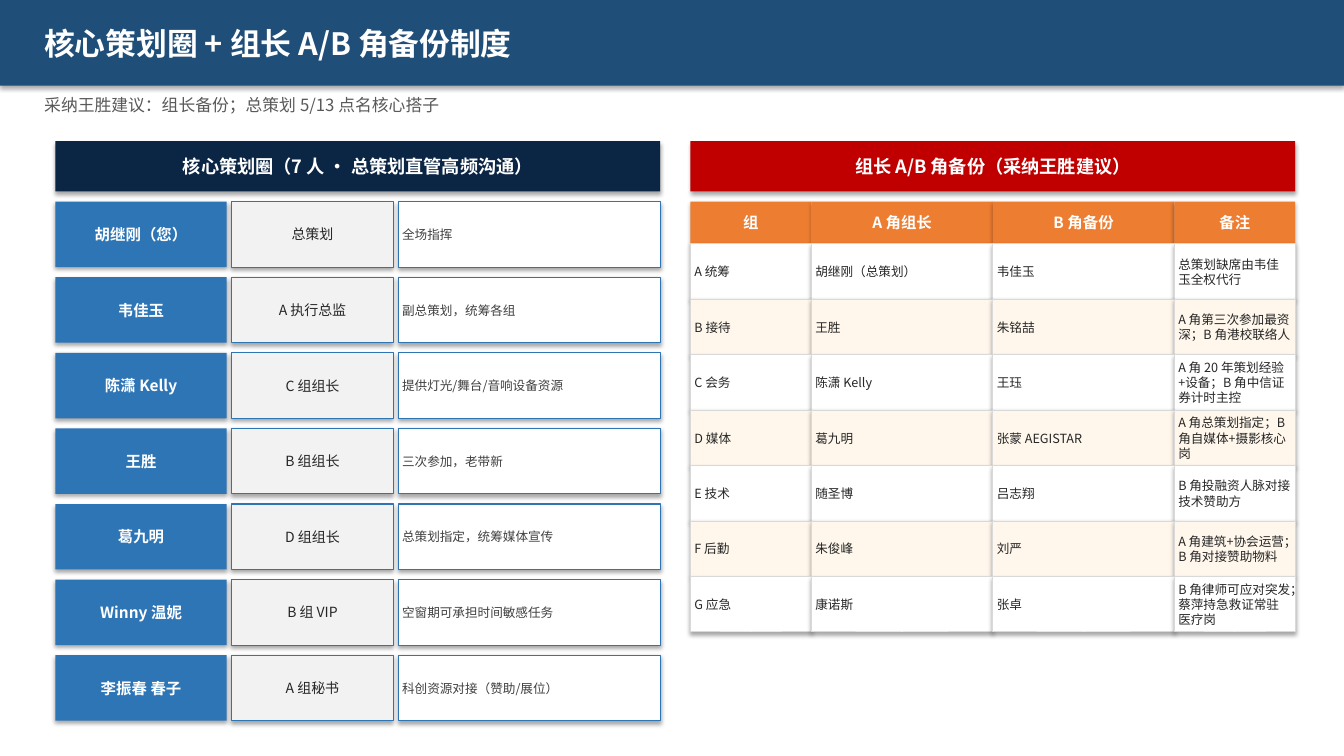
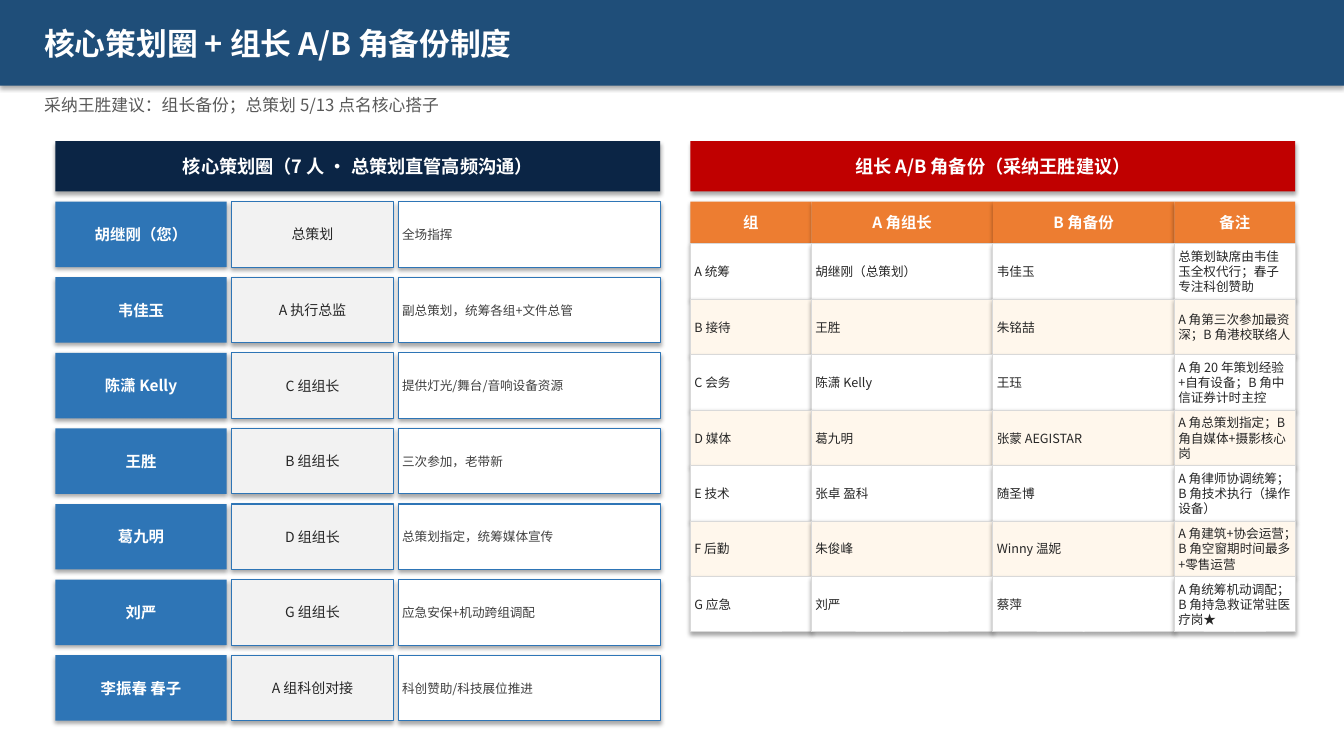
Before and after one commit to hujigang2010-maker/AIDEN, a slide deck: slide 15 of 2026峰会_志愿者分工方案.pptx. Drawn at 1344x756 pixels with LibreOffice and Linux fonts; fonts in the diff are those of the drawing. Boxes give left, top, right and bottom in pixels: in the first picture for what was removed or moved away, otherwise in the second. Text is boxed around its words. In the diff, an @@ line names an element or a change of style, - is before the commit and + after.

```diff
--- a/2026峰会_志愿者分工方案.pptx
+++ b/2026峰会_志愿者分工方案.pptx
@@ text in rectangle at box(1178, 250, 1279, 292): text changed @@
-总策划缺席由韦佳玉全权代行
+总策划缺席由韦佳玉全权代行；春子专注科创赞助
@@ text in rectangle at box(402, 304, 573, 316): text changed @@
-副总策划，统筹各组
+副总策划，统筹各组+文件总管
@@ text in rectangle at box(1178, 361, 1284, 403): text changed @@
-A 角 20 年策划经验+设备；B 角中信证券计时主控
+A 角 20 年策划经验+自有设备；B 角中信证券计时主控
@@ rectangle added at box(812, 466, 993, 521), fill #FFFFFF, outline #D9D9D9 0.75 pt, 9 pt, text #262626 @@
+张卓 盈科
@@ rectangle "随圣博": place and size @@
-rectangle "随圣博" at box(812, 466, 993, 521)
+rectangle "随圣博" at box(993, 466, 1175, 521)
@@ rectangle removed at box(993, 466, 1175, 521) @@
-吕志翔
@@ text in rectangle at box(1178, 472, 1290, 514): text changed @@
-B 角投融资人脉对接技术赞助方
+A 角律师协调统筹；B 角技术执行（操作设备）
@@ text in rectangle at box(1178, 525, 1297, 570): text changed @@
-A 角建筑+协会运营；B 角对接赞助物料
+A 角建筑+协会运营；B 角空窗期时间最多+零售运营
@@ text in rectangle at box(997, 542, 1061, 556): text changed @@
-刘严
+Winny 温妮
@@ text in rectangle at box(815, 598, 840, 610): text changed @@
-康诺斯
+刘严
@@ text in rectangle at box(997, 598, 1022, 610): text changed @@
-张卓
+蔡萍
@@ text in rectangle at box(1178, 583, 1290, 625): text changed @@
-B 角律师可应对突发；蔡萍持急救证常驻医疗岗
+A 角统筹机动调配；B 角持急救证常驻医疗岗★
@@ text in rectangle at box(126, 605, 157, 620): text changed @@
-Winny 温妮
+刘严
@@ text in rectangle at box(285, 605, 340, 618): text changed @@
-B 组 VIP
+G 组组长
@@ text in rectangle at box(402, 606, 535, 618): text changed @@
-空窗期可承担时间敏感任务
+应急安保+机动跨组调配
@@ text in rectangle at box(272, 681, 353, 694): text changed @@
-A 组秘书
+A 组科创对接
@@ text in rectangle at box(402, 682, 533, 695): text changed @@
-科创资源对接（赞助/展位）
+科创赞助/科技展位推进
```
Also in this commit, not shown: 10 other slides changed, 2 other files.
